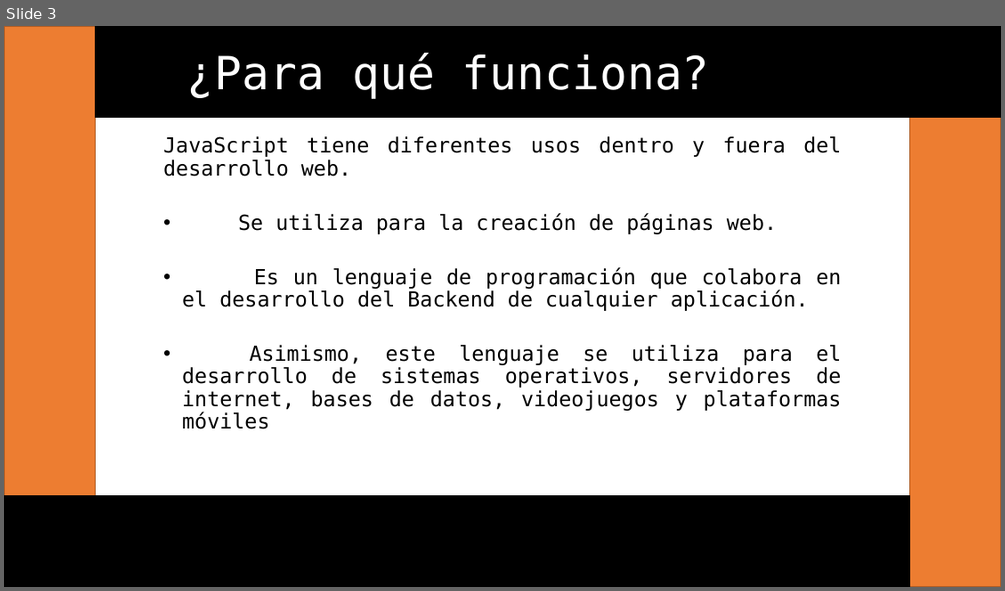
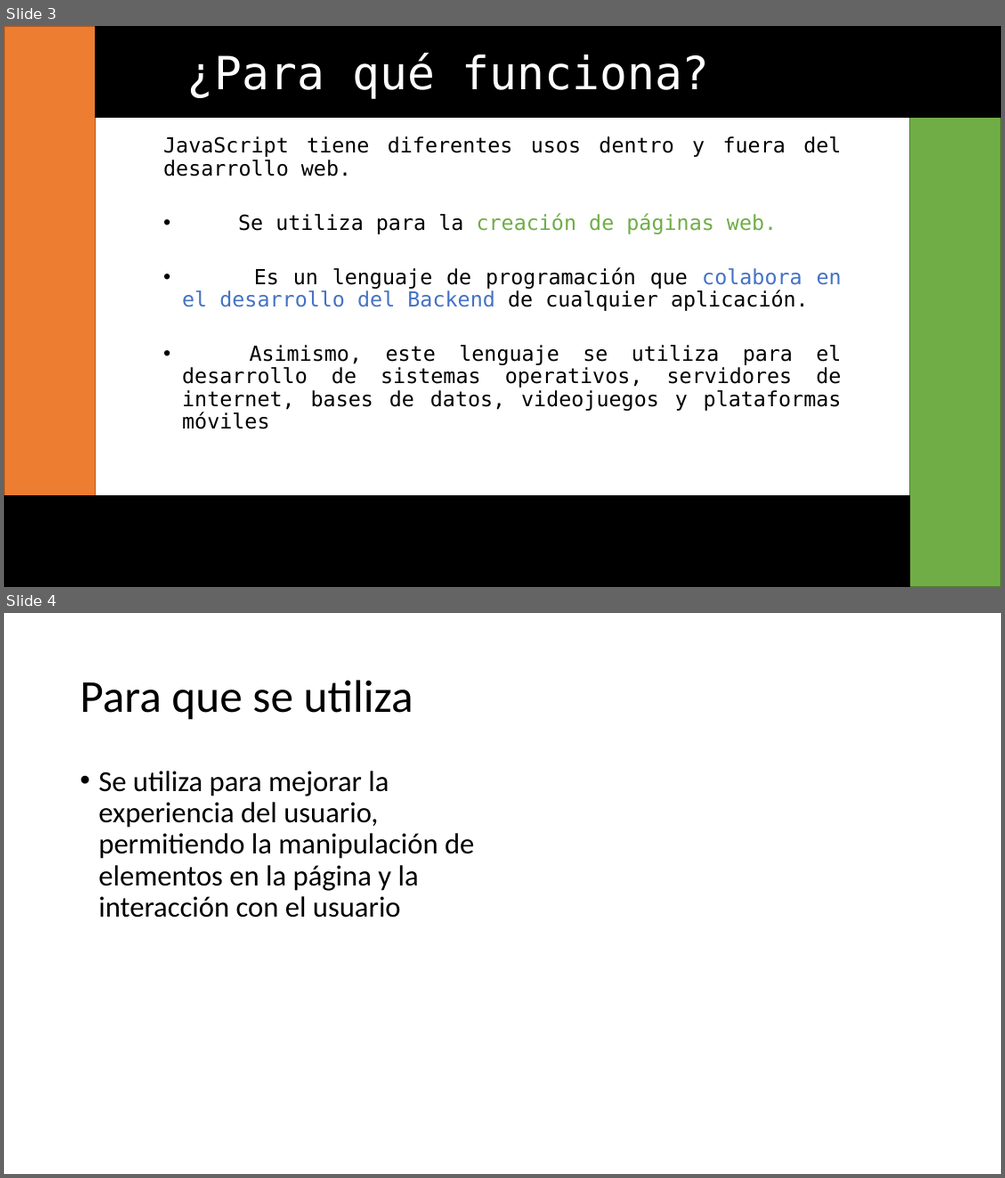
Before and after one commit to rSunset/Project-187949, a slide deck: Otros/JavaScript.pptx. Shown one above the other, each under a label of ours: slide 3 before the commit, slides 3 and 4 after it. The pictures are 1005x591 and 1005x1178 pixels, drawn with LibreOffice and Linux fonts; fonts in the diff are those of the drawing. Boxes give left, top, right and bottom in pixels: in the first picture for what was removed or moved away, otherwise in the second. Text is boxed around its words. In the diff, an @@ line names an element or a change of style, - is before the commit and + after.

```diff
--- a/Otros/JavaScript.pptx
+++ b/Otros/JavaScript.pptx
@@ slide 4 added at (x1=4, y1=613, x2=1001, y2=1174), background #FFFFFF @@
@@ title added at (x1=80, y1=680, x2=413, y2=720), 44 pt, text #000000 @@
+Para que se utiliza
@@ text added at (x1=98, y1=771, x2=474, y2=917), 28 pt, text #000000 @@
+• Se utiliza para mejorar la experiencia del usuario, permitiendo la manipulación de elementos en la página y la interacción con el usuario
@@ slide 3 changed as well @@
@@ rectangle at (x1=909, y1=118, x2=1001, y2=587): fill #ED7D31 to #70AD47; outline #AF5C24 1 pt to #538035 1 pt @@
@@ text at (x1=182, y1=213, x2=841, y2=311): text colour #000000 to #70AD47 in "creación de páginas web."; text colour #000000 to #4472C4 in "colabora en el desarrollo del Backend" @@
```
Also in this commit, not shown: 2 other slides changed, 1 other slide added, 1 slide removed.
